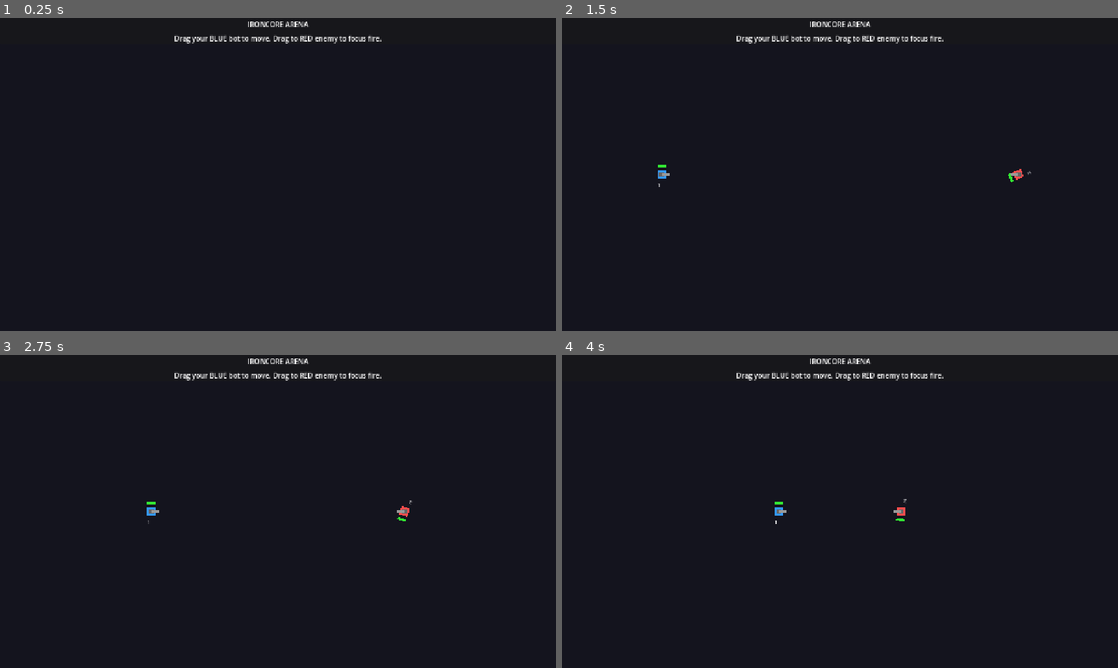
Above: before the commit, frames 1-4 (two rows, left to right).
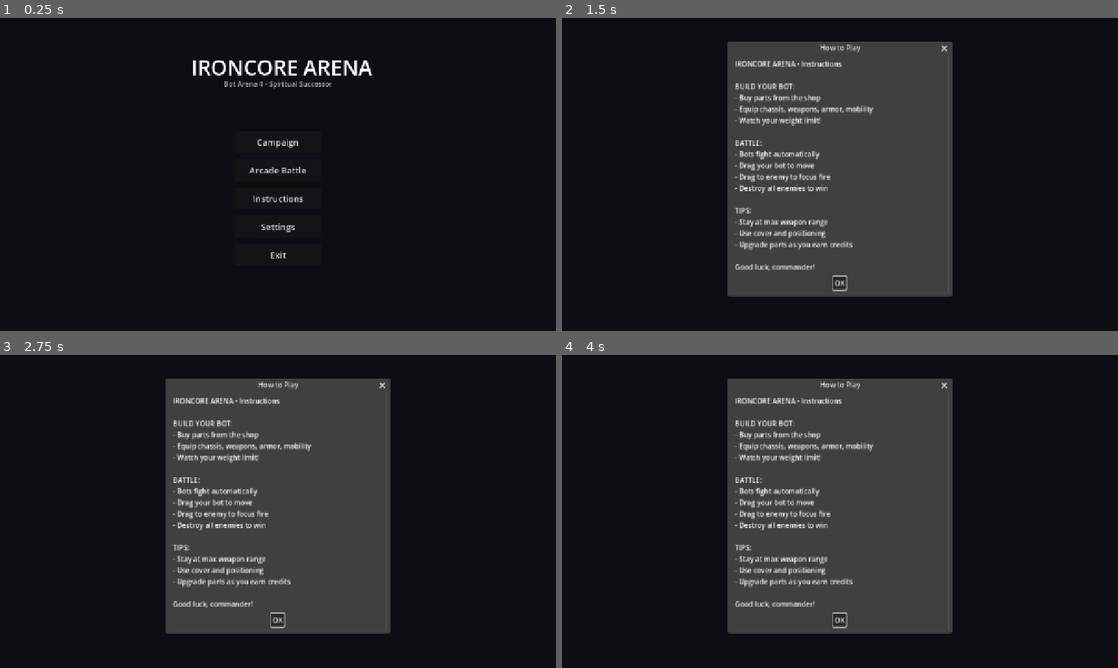
Above: after the commit, the same moments.

Repository: Ostn-DX/ironcore-arena
Game: Godot game, scene res://scenes/main.tscn
Same seed, same stepped clock (60 frames per second), same inputs: the game is played once before the commit and once after it.
Inputs (mouse positions are in pixels of both pictures, inside the frame that each line leads up to):
- Up to frame 1 (0.25 s): no input
- Up to frame 2 (1.5 s): click (840, 199) at 0.5 s, where only the run after the commit has a clickable "Instructions"; click (840, 227) at 1.25 s, where only the run after the commit has a clickable "Settings"
- Up to frame 3 (2.75 s): click (278, 480) at 2 s, where only the run after the commit has a clickable "Campaign"
- Up to frame 4 (4 s): click (840, 480) at 2.75 s, where only the run after the commit has a clickable "Campaign"; click (840, 508) at 3.5 s, where only the run after the commit has a clickable "Arcade Battle"

The runs differ from the first frame. In frame 1, 2.1% of the frame differs, in the area x 31-69%, y 1-77%; in frame 2, 34%; in frame 3, 34%, in the area x 26-75%, y 1-90%; in frame 4, 34%.

Commit message:
Add Main Menu with Campaign, Arcade, Instructions, Settings, Exit buttons

Diff:
--- a/project/autoload/UIManager.gd
+++ b/project/autoload/UIManager.gd
@@ -5,6 +5,7 @@
 
 enum Screen {
 	NONE,
+	MAIN_MENU,
 	BUILD,
 	BATTLE,
 	CAMPAIGN,
@@ -39,9 +40,13 @@
 			main.add_child(screen_container)
 
 	# Register screens
+	_register_screen(Screen.MAIN_MENU, "res://scenes/main_menu.tscn")
 	_register_screen(Screen.BUILD, "res://scenes/build_screen.tscn")
 	_register_screen(Screen.BATTLE, "res://scenes/battle_screen.tscn")
 	_register_screen(Screen.CAMPAIGN, "res://scenes/campaign_screen.tscn")
+
+	# Show main menu by default
+	show_main_menu()
 
 
 func _register_screen(screen: Screen, scene_path: String) -> void:
@@ -98,6 +103,9 @@
 				screen_data["instance"].on_hide()
 
 
+func show_main_menu() -> void:
+	show_screen(Screen.MAIN_MENU)
+
 func show_build_screen() -> void:
 	show_screen(Screen.BUILD)
 
@@ -120,6 +128,7 @@
 
 func _screen_to_string(screen: Screen) -> String:
 	match screen:
+		Screen.MAIN_MENU: return "main_menu"
 		Screen.BUILD: return "build"
 		Screen.BATTLE: return "battle"
 		Screen.CAMPAIGN: return "campaign"
--- a/project/scenes/main.tscn
+++ b/project/scenes/main.tscn
@@ -1,12 +1,12 @@
 [gd_scene load_steps=2 format=3 uid="uid://main_scene"]
 
-[ext_resource type="PackedScene" uid="uid://battle_screen" path="res://scenes/battle_screen.tscn" id="1_battle"]
+[ext_resource type="PackedScene" uid="uid://main_menu" path="res://scenes/main_menu.tscn" id="1_menu"]
 
 [node name="Main" type="Node"]
 
 [node name="ScreenManager" type="CanvasLayer" parent="."]
 
-[node name="BattleScreen" parent="ScreenManager" instance=ExtResource("1_battle")]
+[node name="MainMenu" parent="ScreenManager" instance=ExtResource("1_menu")]
 visible = true
 
 [node name="SimulationLayer" type="Node" parent="."]
--- /dev/null
+++ b/project/scenes/main_menu.tscn
@@ -0,0 +1,12 @@
+[gd_scene load_steps=2 format=3 uid="uid://main_menu"]
+
+[ext_resource type="Script" path="res://src/ui/main_menu.gd" id="1_menu"]
+
+[node name="MainMenu" type="Control"]
+layout_mode = 3
+anchors_preset = 15
+anchor_right = 1.0
+anchor_bottom = 1.0
+grow_horizontal = 2
+grow_vertical = 2
+script = ExtResource("1_menu")
--- /dev/null
+++ b/project/src/ui/main_menu.gd
@@ -0,0 +1,134 @@
+extends Control
+## MainMenu — entry point with campaign, arcade, settings, instructions, exit
+
+@onready var title_label: Label = $TitleLabel
+@onready var button_container: VBoxContainer = $ButtonContainer
+
+func _ready() -> void:
+	_setup_ui()
+
+func _setup_ui() -> void:
+	# Dark background
+	var bg: ColorRect = ColorRect.new()
+	bg.color = Color(0.05, 0.05, 0.08)
+	bg.anchor_right = 1.0
+	bg.anchor_bottom = 1.0
+	add_child(bg)
+
+	# Title
+	var title: Label = Label.new()
+	title.name = "TitleLabel"
+	title.text = "IRONCORE ARENA"
+	title.anchor_left = 0.5
+	title.anchor_right = 0.5
+	title.offset_top = 80
+	title.offset_left = -200
+	title.offset_right = 200
+	title.horizontal_alignment = HORIZONTAL_ALIGNMENT_CENTER
+	title.add_theme_font_size_override("font_size", 48)
+	add_child(title)
+
+	# Subtitle
+	var subtitle: Label = Label.new()
+	subtitle.text = "Bot Arena 4 - Spiritual Successor"
+	subtitle.anchor_left = 0.5
+	subtitle.anchor_right = 0.5
+	subtitle.offset_top = 140
+	subtitle.offset_left = -150
+	subtitle.offset_right = 150
+	subtitle.horizontal_alignment = HORIZONTAL_ALIGNMENT_CENTER
+	subtitle.add_theme_font_size_override("font_size", 16)
+	subtitle.modulate = Color(0.7, 0.7, 0.7)
+	add_child(subtitle)
+
+	# Button container
+	var vbox: VBoxContainer = VBoxContainer.new()
+	vbox.name = "ButtonContainer"
+	vbox.anchor_left = 0.5
+	vbox.anchor_top = 0.5
+	vbox.anchor_right = 0.5
+	vbox.anchor_bottom = 0.5
+	vbox.offset_left = -100
+	vbox.offset_top = -100
+	vbox.offset_right = 100
+	vbox.offset_bottom = 200
+	vbox.add_theme_constant_override("separation", 15)
+	add_child(vbox)
+
+	# Create buttons
+	_create_button("Campaign", _on_campaign_pressed)
+	_create_button("Arcade Battle", _on_arcade_pressed)
+	_create_button("Instructions", _on_instructions_pressed)
+	_create_button("Settings", _on_settings_pressed)
+	_create_button("Exit", _on_exit_pressed)
+
+func _create_button(text: String, callback: Callable) -> void:
+	var btn: Button = Button.new()
+	btn.text = text
+	btn.custom_minimum_size = Vector2(200, 50)
+	btn.add_theme_font_size_override("font_size", 20)
+	btn.pressed.connect(callback)
+	$ButtonContainer.add_child(btn)
+
+func _on_campaign_pressed() -> void:
+	print("Campaign pressed")
+	# TODO: Go to campaign map when implemented
+	# For now, go to build screen
+	UIManager.show_build_screen()
+
+func _on_arcade_pressed() -> void:
+	print("Arcade Battle pressed")
+	# Quick battle with default loadout
+	UIManager.show_battle_screen()
+
+func _on_instructions_pressed() -> void:
+	print("Instructions pressed")
+	_show_instructions()
+
+func _on_settings_pressed() -> void:
+	print("Settings pressed")
+	_show_settings()
+
+func _on_exit_pressed() -> void:
+	print("Exit pressed")
+	get_tree().quit()
+
+func _show_instructions() -> void:
+	var popup: AcceptDialog = AcceptDialog.new()
+	popup.title = "How to Play"
+	popup.dialog_text = """IRONCORE ARENA - Instructions
+
+BUILD YOUR BOT:
+- Buy parts from the shop
+- Equip chassis, weapons, armor, mobility
+- Watch your weight limit!
+
+BATTLE:
+- Bots fight automatically
+- Drag your bot to move
+- Drag to enemy to focus fire
+- Destroy all enemies to win
+
+TIPS:
+- Stay at max weapon range
+- Use cover and positioning
+- Upgrade parts as you earn credits
+
+Good luck, commander!"""
+	popup.size = Vector2(500, 400)
+	add_child(popup)
+	popup.popup_centered()
+
+func _show_settings() -> void:
+	var popup: AcceptDialog = AcceptDialog.new()
+	popup.title = "Settings"
+	popup.dialog_text = "Settings will be implemented in a future update."
+	popup.size = Vector2(400, 200)
+	add_child(popup)
+	popup.popup_centered()
+
+func on_show() -> void:
+	visible = true
+
+func on_hide() -> void:
+	visible = false
